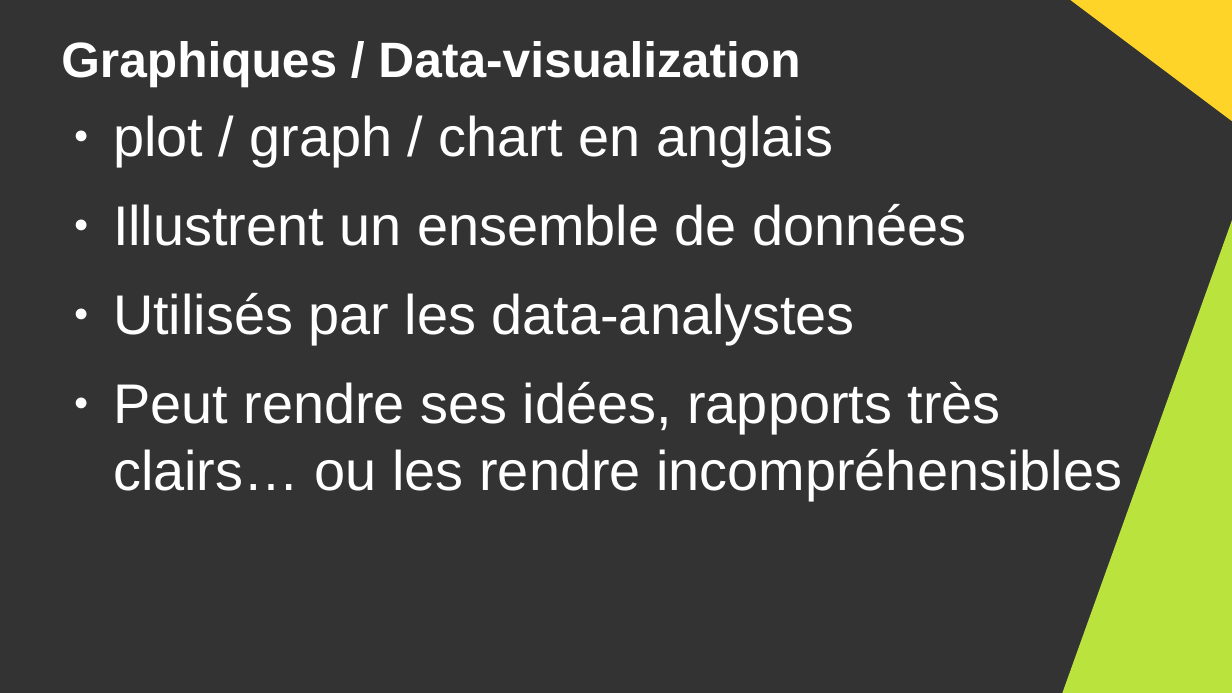
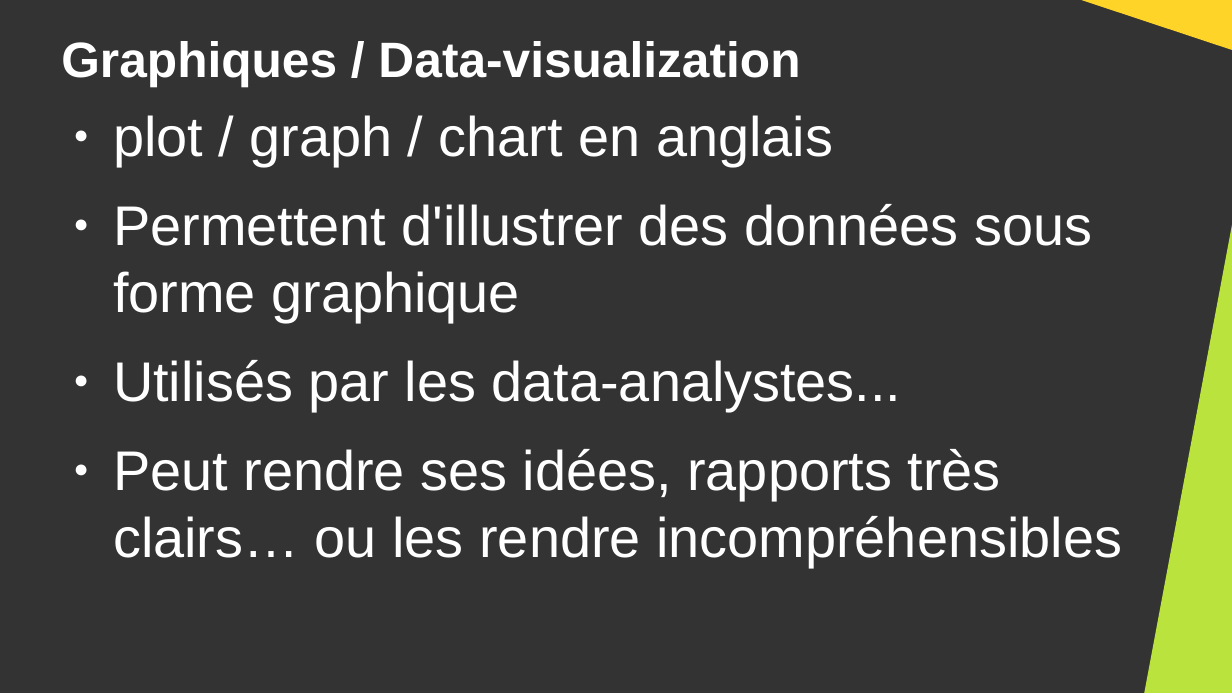
Before and after one commit to DanYellow/cours, a slide deck: slide 3 of big-data-s4/travaux-pratiques/numero-7/presentation.odp. Drawn at 1232x693 pixels with LibreOffice and Linux fonts; fonts in the diff are those of the drawing. Boxes give left, top, right and bottom in pixels: in the first picture for what was removed or moved away, otherwise in the second. Text is boxed around its words. In the diff, an @@ line names an element or a change of style, - is before the commit and + after.

Commit message:
Update data-journalisme lectures

```diff
--- a/big-data-s4/travaux-pratiques/numero-7/presentation.odp
+++ b/big-data-s4/travaux-pratiques/numero-7/presentation.odp
@@ right triangle: place and size @@
-right triangle at bbox=[1062, 0, 1232, 127]
+right triangle at bbox=[1063, 0, 1232, 53]
@@ text at bbox=[113, 204, 1092, 411]: text changed @@
-● Illustrent un ensemble de données
-● Utilisés par les data-analystes
+● Permettent d'illustrer des données sous forme graphique
+● Utilisés par les data-analystes...
@@ right triangle: place and size @@
-right triangle at bbox=[1062, 215, 1232, 693]
+right triangle at bbox=[1145, 215, 1232, 693]
```
Also in this commit, not shown: 25 other slides changed, 2 slides added, 1 slide removed, 4 other files.
